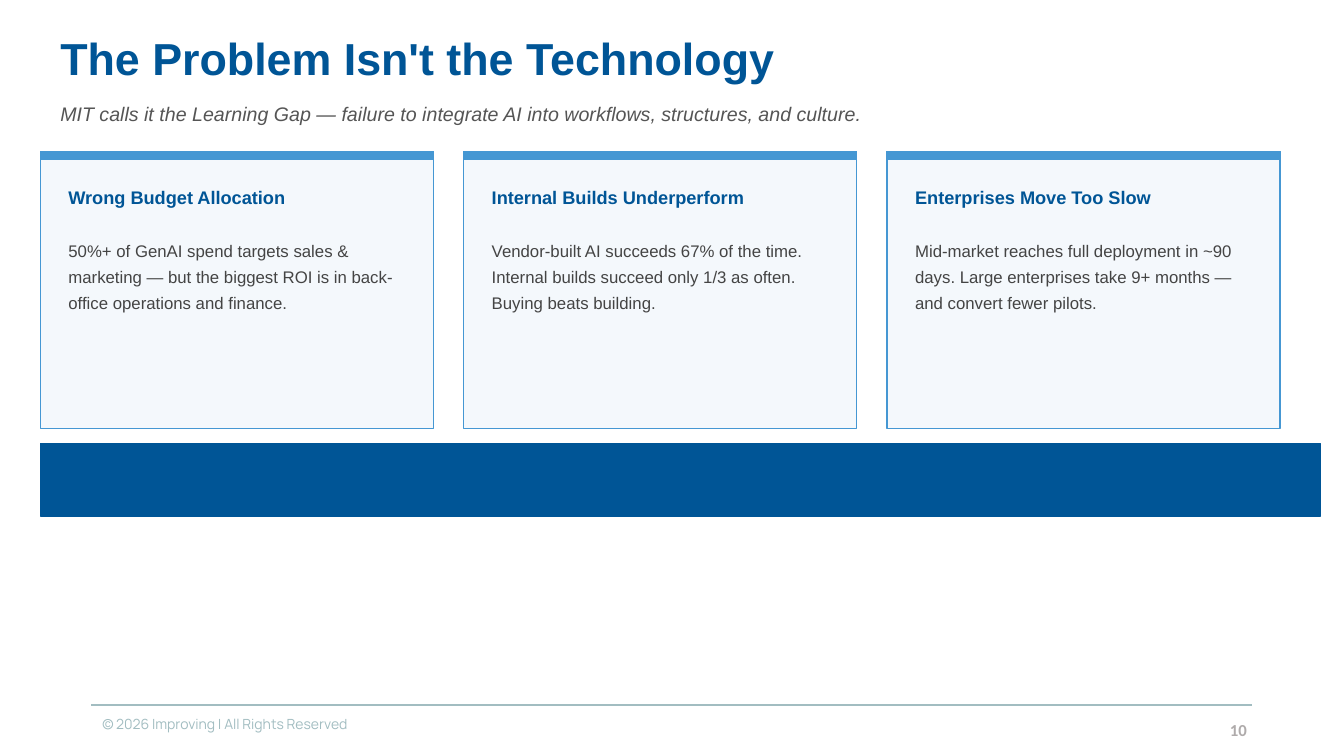
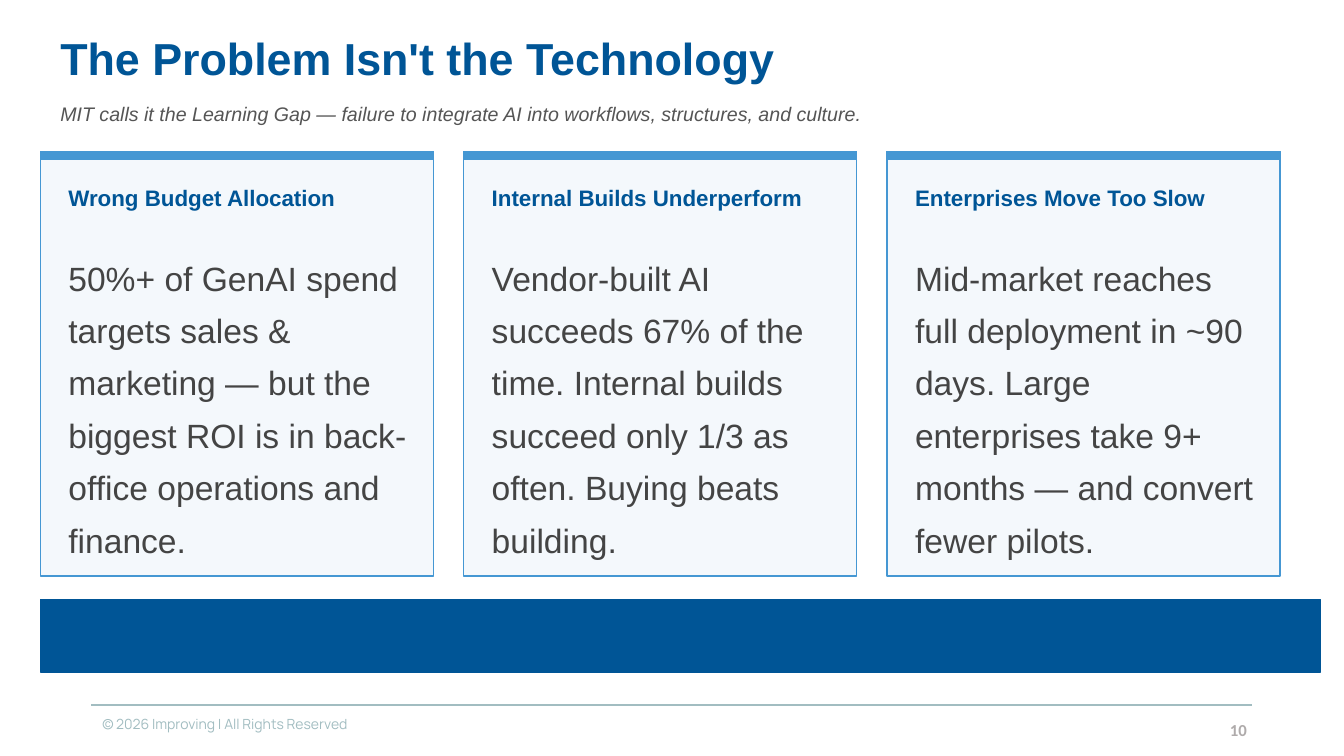
Before and after one commit to davidmohara/Jarvis, a slide deck: slide 10 of meetings/Kazakhstan Delegation.pptx. Drawn at 1344x756 pixels with LibreOffice and Linux fonts; fonts in the diff are those of the drawing; background and template pictures are left out. Boxes give left, top, right and bottom in pixels: in the first picture for what was removed or moved away, otherwise in the second. Text is boxed around its words. In the diff, an @@ line names an element or a change of style, - is before the commit and + after.

```diff
--- a/meetings/Kazakhstan Delegation.pptx
+++ b/meetings/Kazakhstan Delegation.pptx
@@ rectangle resized from (x1=40, y1=151, x2=434, y2=429) to (x1=40, y1=151, x2=434, y2=577) @@
@@ rectangle resized from (x1=464, y1=151, x2=857, y2=429) to (x1=464, y1=151, x2=857, y2=577) @@
@@ rectangle resized from (x1=887, y1=151, x2=1280, y2=429) to (x1=887, y1=151, x2=1280, y2=577) @@
@@ size 13 to 16 pt in 3 elements at (x1=68, y1=189, x2=335, y2=211), (x1=492, y1=189, x2=802, y2=211), (x1=915, y1=189, x2=1205, y2=211) @@
@@ text "50%+ of GenAI spend targets ..." moved from (x1=68, y1=245, x2=393, y2=313) to (x1=68, y1=266, x2=406, y2=554) @@
@@ text "Vendor-built AI succeeds 67% of ..." moved from (x1=492, y1=245, x2=802, y2=313) to (x1=492, y1=266, x2=804, y2=560) @@
@@ size 12 to 24 pt in 3 elements at (x1=68, y1=266, x2=406, y2=554), (x1=492, y1=266, x2=804, y2=560), (x1=915, y1=266, x2=1253, y2=560) @@
@@ text "Mid-market reaches full deployment in ..." moved from (x1=915, y1=245, x2=1231, y2=313) to (x1=915, y1=266, x2=1253, y2=560) @@
@@ text "Only 2 of 9 major ..." rewrapped from (x1=66, y1=450, x2=1296, y2=510) to (x1=626, y1=423, x2=1201, y2=455) @@
@@ rectangle moved from (x1=40, y1=444, x2=1321, y2=516) to (x1=40, y1=600, x2=1321, y2=673) @@
```
Also in this commit, not shown: 3 other slides changed, 10 other files.
